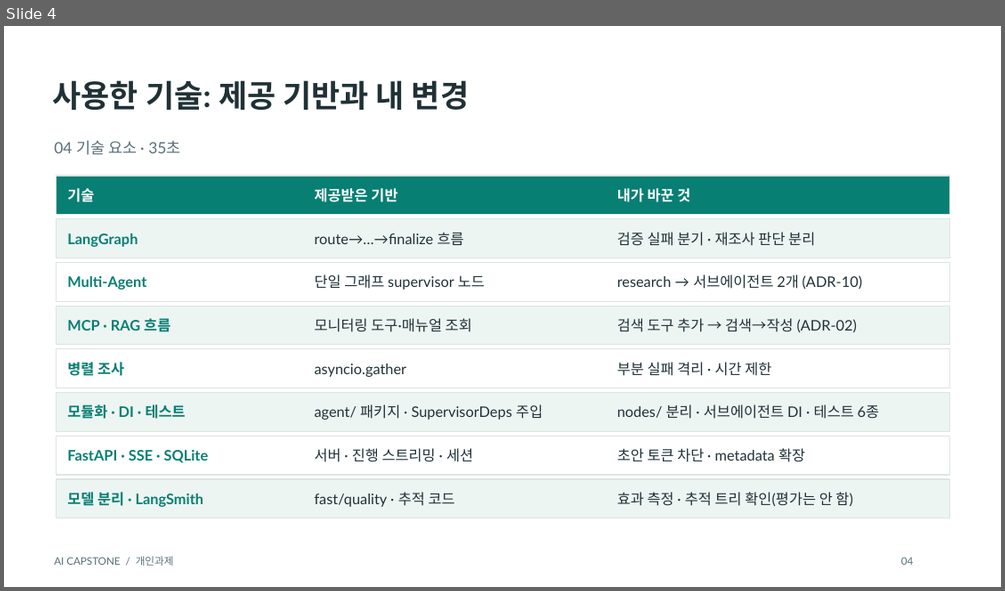
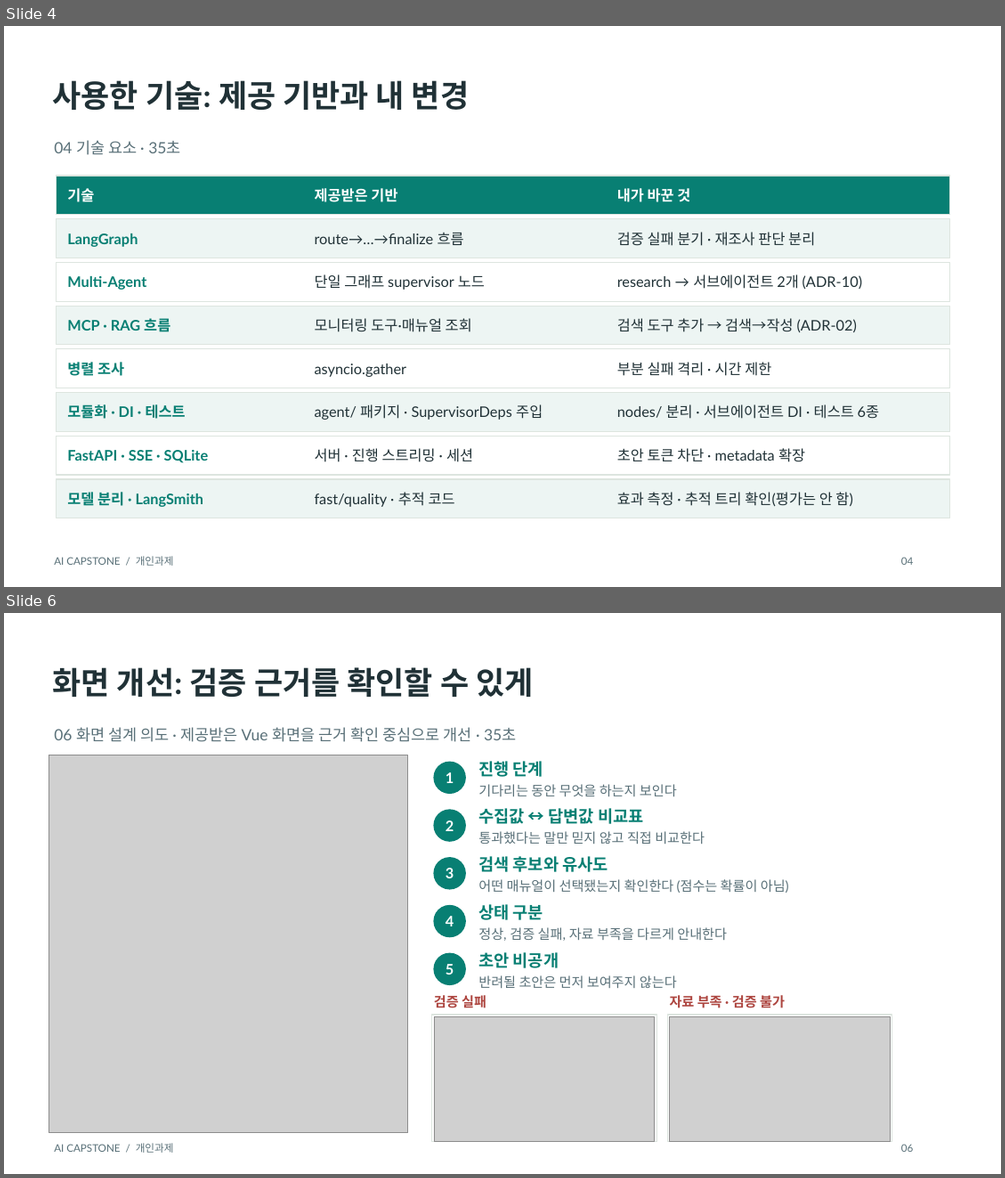
Before and after one commit to gkyeon/ai-capstone-gkyeon, a slide deck: submission/AI_Capstone_발표.pptx. Shown one above the other, each under a label of ours: slide 4 before the commit, slides 4 and 6 after it; the slides between them are not shown. The pictures are 1005x591 and 1005x1178 pixels, drawn with LibreOffice and Linux fonts; fonts in the diff are those of the drawing; grey boxes stand for pictures. Boxes give left, top, right and bottom in pixels: in the first picture for what was removed or moved away, otherwise in the second. Text is boxed around its words. In the diff, an @@ line names an element or a change of style, - is before the commit and + after.

```diff
--- a/submission/AI_Capstone_발표.pptx
+++ b/submission/AI_Capstone_발표.pptx
@@ slide 6 added at [4, 613, 1001, 1174], background #FFFFFF @@
@@ text added at [53, 667, 533, 697], 30 pt, text #203136, bold @@
+화면 개선: 검증 근거를 확인할 수 있게
@@ text added at [54, 727, 516, 742], 15 pt, text #597078 @@
+06 화면 설계 의도 · 제공받은 Vue 화면을 근거 확인 중심으로 개선 · 35초
@@ picture added at [48, 755, 408, 1133] @@
@@ ellipse added at [434, 762, 465, 793], fill #087F73, outline #087F73 1 pt @@
@@ text added at [445, 772, 453, 783], 14 pt, text #FFFFFF, bold @@
+1
@@ text added at [478, 761, 543, 777], 16 pt, text #087F73, bold @@
+진행 단계
@@ text added at [478, 784, 677, 796], 13 pt, text #597078 @@
+기다리는 동안 무엇을 하는지 보인다
@@ ellipse added at [434, 810, 465, 841], fill #087F73, outline #087F73 1 pt @@
@@ text added at [445, 820, 453, 831], 14 pt, text #FFFFFF, bold @@
+2
@@ text added at [478, 808, 643, 824], 16 pt, text #087F73, bold @@
+수집값 ↔ 답변값 비교표
@@ text added at [478, 831, 704, 844], 13 pt, text #597078 @@
+통과했다는 말만 믿지 않고 직접 비교한다
@@ ellipse added at [434, 858, 465, 889], fill #087F73, outline #087F73 1 pt @@
@@ text added at [445, 868, 453, 878], 14 pt, text #FFFFFF, bold @@
+3
@@ text added at [478, 856, 607, 872], 16 pt, text #087F73, bold @@
+검색 후보와 유사도
@@ text added at [478, 879, 789, 892], 13 pt, text #597078 @@
+어떤 매뉴얼이 선택됐는지 확인한다 (점수는 확률이 아님)
@@ ellipse added at [434, 906, 465, 937], fill #087F73, outline #087F73 1 pt @@
@@ text added at [478, 904, 543, 920], 16 pt, text #087F73, bold @@
+상태 구분
@@ text added at [445, 916, 453, 926], 14 pt, text #FFFFFF, bold @@
+4
@@ text added at [478, 927, 727, 941], 13 pt, text #597078 @@
+정상, 검증 실패, 자료 부족을 다르게 안내한다
@@ ellipse added at [434, 953, 465, 985], fill #087F73, outline #087F73 1 pt @@
@@ text added at [478, 952, 558, 968], 16 pt, text #087F73, bold @@
+초안 비공개
@@ text added at [445, 964, 453, 974], 14 pt, text #FFFFFF, bold @@
+5
@@ text added at [478, 975, 677, 988], 13 pt, text #597078 @@
+반려될 초안은 먼저 보여주지 않는다
@@ text added at [434, 995, 486, 1008], 13 pt, text #AD453F, bold @@
+검증 실패
@@ text added at [670, 995, 785, 1008], 13 pt, text #AD453F, bold @@
+자료 부족 · 검증 불가
@@ rectangle added at [432, 1014, 657, 1142], fill #FFFFFF, outline #DDE5DF 1 pt @@
@@ picture added at [434, 1017, 655, 1141] @@
@@ rectangle added at [667, 1014, 892, 1142], fill #FFFFFF, outline #DDE5DF 1 pt @@
@@ picture added at [670, 1017, 890, 1141] @@
@@ text added at [54, 1143, 174, 1152], 10 pt, text #597078 @@
+AI CAPSTONE / 개인과제
@@ text added at [901, 1143, 913, 1151], 10 pt, text #597078 @@
+06
```
Also in this commit, not shown: 5 slides changed, 1 other file.
